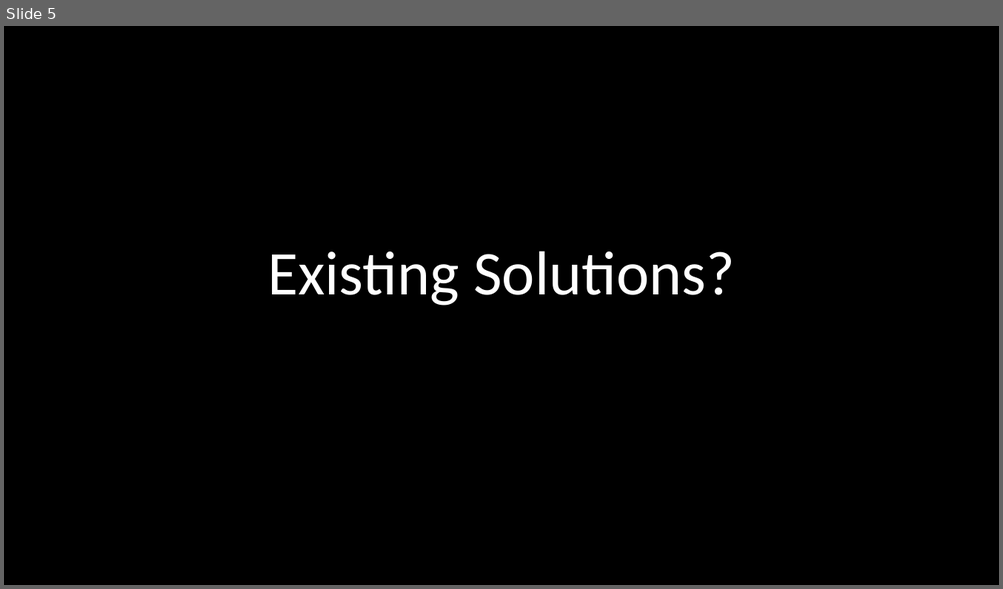
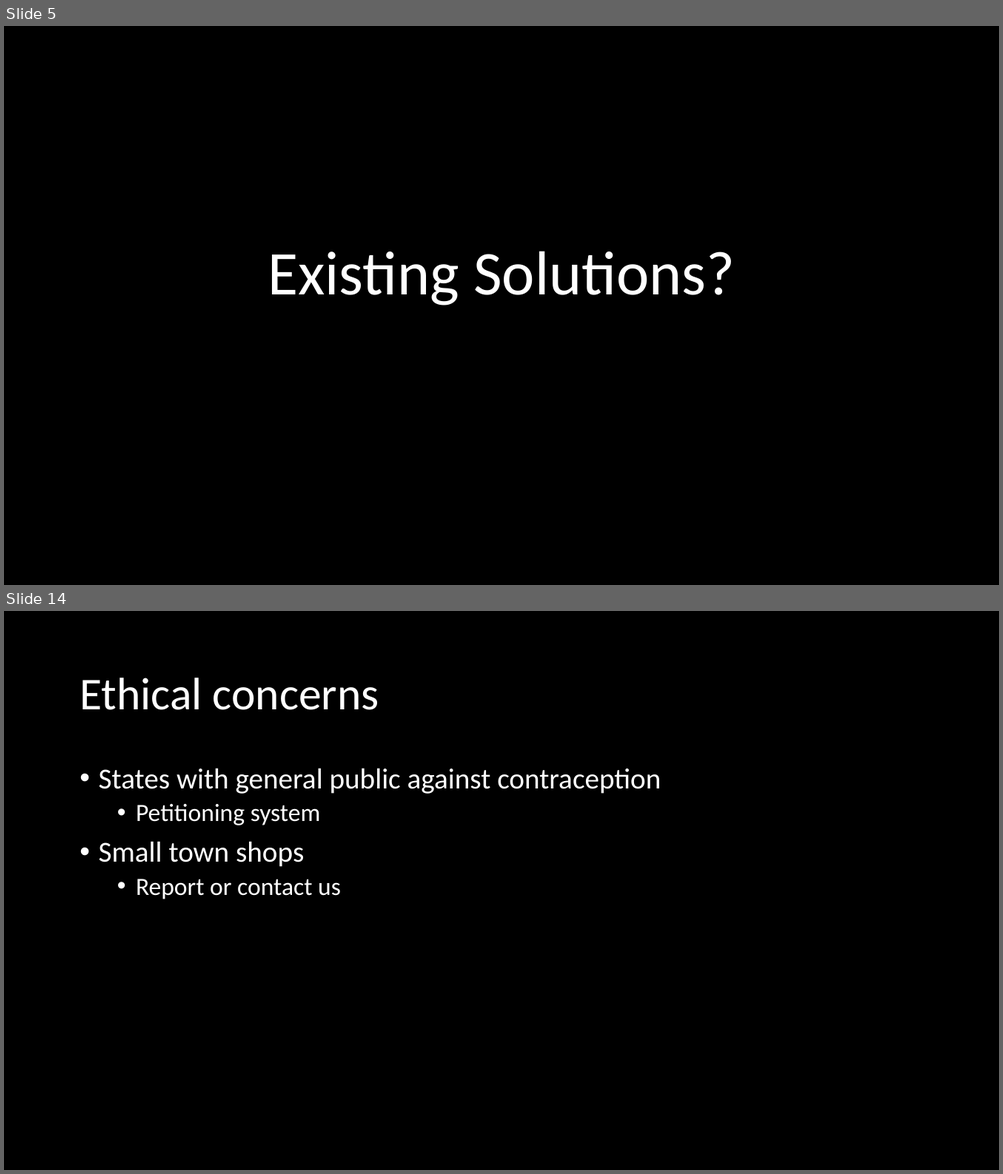
Before and after one commit to DH2018-FindC/FindC, a slide deck: Presentation.pptx. Shown one above the other, each under a label of ours: slide 5 before the commit, slides 5 and 14 after it; the slides between them are not shown. The pictures are 1003x589 and 1003x1174 pixels, drawn with LibreOffice and Linux fonts; fonts in the diff are those of the drawing; background and template pictures are left out. Boxes give left, top, right and bottom in pixels: in the first picture for what was removed or moved away, otherwise in the second. Text is boxed around its words. In the diff, an @@ line names an element or a change of style, - is before the commit and + after.

```diff
--- a/Presentation.pptx
+++ b/Presentation.pptx
@@ slide 14 added at box(4, 611, 999, 1170), background #000000 @@
@@ title added at box(79, 678, 379, 710), 44 pt, text #FFFFFF @@
+Ethical concerns
@@ text added at box(99, 768, 660, 900), 28 pt, text #FFFFFF @@
+• States with general public against contraception
+  • Petitioning system
+• Small town shops
+  • Report or contact us
```
Also in this commit, not shown: 1 slide changed, 10 other slides added, 1 slide removed, 1 other file.
